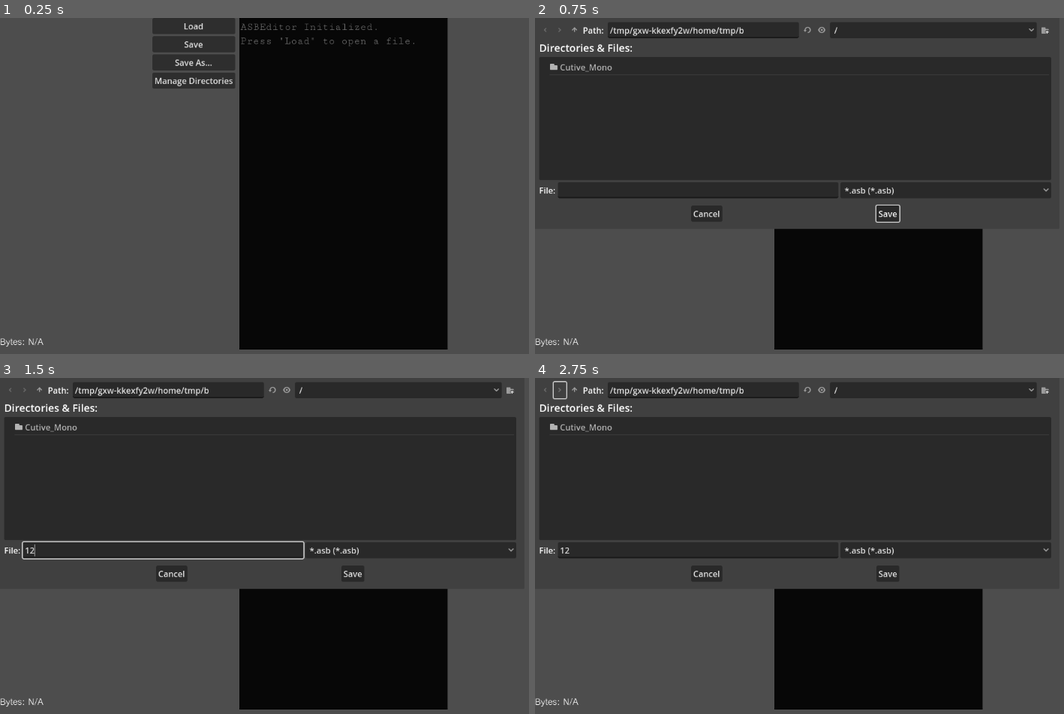
Above: before the commit, frames 1-4 (two rows, left to right).
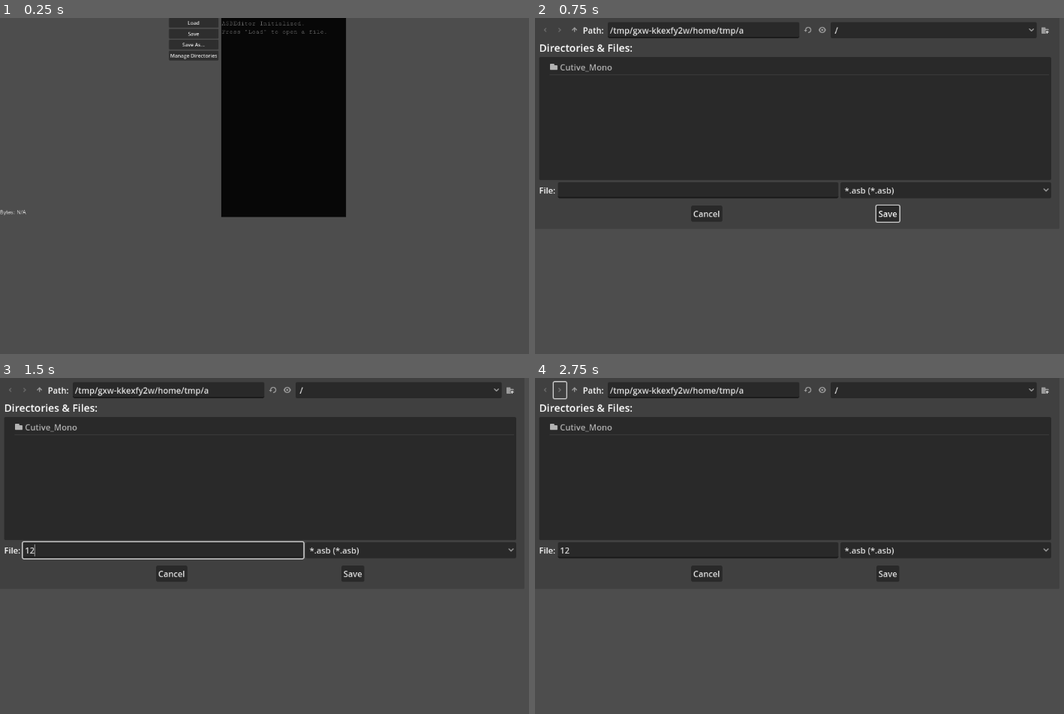
Above: after the commit, the same moments.

Repository: LevelHeadDeveloper/YomeiriModding
Game: Godot game, scene res://main.tscn
The game is run twice, just before and just after one commit, with the same random seed, the same clock (stepped at 60 frames per second) and the same inputs.
Inputs (mouse positions are in pixels of both pictures, inside the frame that each line leads up to):
- Up to frame 1 (0.25 s): no input
- Up to frame 2 (0.75 s): click "Save" at 0.5 s
- Up to frame 3 (1.5 s): click (163, 549) at 1.27 s; type "12" at 1.35 s
- Up to frame 4 (2.75 s): click (561, 391) at 2 s

The runs differ from the first frame. In frame 1, 31% of the frame differs, in the area x 0-85%, y 0-99%; in frame 2, 14%; in frame 3, 14%; in frame 4, 14%.
Error before the commit: Attempt to call function 'get_line' in base 'null instance' on a null instance. (res://Ripper.gd:99)
Error after the commit: Attempt to call function 'get_line' in base 'null instance' on a null instance. (res://Ripper.gd:105)

Commit message:
Update ASBEditor 2 source to reflect fixes
Should write everything properly to files now.

Diff:
--- a/ASBEditor2/Ripper.gd
+++ b/ASBEditor2/Ripper.gd
@@ -62,6 +62,12 @@
 						title = "Command"
 						stringOffsetPositions.push_back(i+5)
 					pass
+		var index = 1
+		while (index < rawData.size()):
+			var ind = rawData[index]
+			if (ind == 1):
+				stringOffsetPositions.push_back(index+1)
+			index += 5
 	func get_type():
 		if (rawData[0] == 0):
 			return -4
@@ -132,11 +138,11 @@
 	t.add_theme_constant_override("line_spacing", 16)
 	t.add_theme_constant_override("outline_size", 1)
 	t.tooltip_text = "A miscellaneous utility string."
-	t.editable = false
 	t.add_theme_font_override("font", load("res://Cutive_Mono/CutiveMono-Regular.ttf"))
 	t.add_theme_font_size_override("font_size", 20)
 	t.add_theme_stylebox_override("normal", load("res://command.tres"))
 	t.add_theme_color_override("caret_color", Color.DARK_BLUE)
+	return t
 
 func optimize_for_voice(v):
 	var p = v.get_parent()
@@ -261,8 +267,10 @@
 		t1 = optimize_for_branch(t1)
 		t2 = optimize_for_branch(t2)
 	else:
-		optimize_for_command(t1)
-		optimize_for_command(t2)
+		t1 = optimize_for_command(t1)
+		t2 = optimize_for_command(t2)
+	if (t2.has_signal("text_changed")):
+		t2.text_changed.connect(updateBlock.bind(index))
 	t2.focus_entered.connect(updateBlock.bind(index))
 	if t1.get("editable") != null:
 		t1.editable = false
@@ -311,8 +319,7 @@
 func getStrings():
 	var rv = PackedStringArray(["__main"])
 	for i in $HBoxContainer/ScrollContainer/VBoxContainer.get_children():
-		if (!rv.has(i.get_child(1).text)):
-			rv.push_back(i.get_child(1).text)
+		rv.push_back(i.get_child(1).text)
 	return rv
 
 func getOffsetOfStringAt(index, fromwhere):
@@ -329,6 +336,7 @@
 
 var stringList = []
 var stringOrder = []
+var usedOffsets = []
 
 var editableBlocks = []
 var blockPadding = {}
@@ -373,8 +381,6 @@
 		var middle_pos = floor((i[1]-1)/2)
 		for k in range(i[1]):
 			var c = $HBoxContainer/ScrollContainer/VBoxContainer.get_child(i[0]+k)
-			if (c.get_child(1).has_signal("text_changed")):
-				c.get_child(1).text_changed.connect(updateBlock.bind(i[0]+k))
 			var tex_path = "block"
 			if (k == top_pos):
 				if (k == middle_pos):
@@ -453,16 +459,26 @@
 func saveMemoryToFile():
 	var s = getStrings()
 	var f = FileAccess.open(savePath, FileAccess.WRITE)
+	var f2 = FileAccess.open(savePath+".txt", FileAccess.WRITE)
 	var headerOffsets = findAssociatedStringOffsetLocations(-1)
 	var b = headerData.rawData
 	f.store_buffer(b)
 	var idx = 0
 	for p in bodySegments:
-		var offsets = findAssociatedStringOffsetLocations(idx)
-		var b0 = p.rawData
+		var offsets = []
+		var b0 = p.rawData.duplicate()
 		var c0 = p.stringOffsetPositions
+		var index = 0
+		for i in c0:
+			var mah_b0i = b0[i]+(256*b0[i+1])+(256*256*b0[i+2])+(256*256*256*b0[i+3])
+			var d0 = usedOffsets.find(mah_b0i)
+			if (d0 != -1):
+				print(str(idx)+": "+str(i)+", "+str(d0)+", "+str(mah_b0i))
+				offsets.push_back([getOffsetOfStringAt(d0+1, s), index])
+			index += 1
 		for i in offsets:
-			var ll = getOffsetOfStringAt(i[0]+1, s)
+			var ll = i[0]
+			print(ll)
 			var bytes = intToBytes(ll)
 			var o = c0[i[1]]
 			for j in range(bytes.size()):
@@ -472,6 +488,7 @@
 	var stringIndex = 0
 	for st in s:
 		f.store_string(st)
+		f2.store_line(st)
 		if (st.length() > 0):
 			f.store_8(0)
 		if (blockPadding.has(stringIndex)) && (blockPadding[stringIndex] > 0):
@@ -480,6 +497,7 @@
 			f.store_8(0)
 		stringIndex += 1
 	f.close()
+	f2.close()
 
 func removeEmptyBodySegments():
 	for i in $HBoxContainer/ScrollContainer/VBoxContainer.get_children():
@@ -492,6 +510,7 @@
 	bodySegments.clear()
 	stringdata.clear()
 	stringList.clear()
+	usedOffsets.clear()
 	stringOrder.clear()
 	editableBlocks.clear()
 	blockPadding.clear()
@@ -551,7 +570,7 @@
 	for k in range(m0.size()):
 		var j = m0[k]
 		var stringBeginning = getStringNumberFromOffset(n0[k])
-		replaceDisplaySegmentAt(stringList.find(j), j, str(stringBeginning)+\
+		replaceDisplaySegmentAt(usedOffsets.find(n0[k]), j, str(stringBeginning)+\
 		"[-1, "+str(sind0)+"]", "Header")
 		sind0 += 1
 	var ind = 0
@@ -564,7 +583,7 @@
 		for k in range(m.size()):
 			var j = m[k]
 			var stringBeginning = getStringNumberFromOffset(n[k])
-			replaceDisplaySegmentAt(stringList.find(j), j, str(stringBeginning)+\
+			replaceDisplaySegmentAt(usedOffsets.find(n[k]), j, str(stringBeginning)+\
 			"["+str(ind)+", "+str(sind)+"]", i.title)
 			s += j
 			s += ", "
@@ -585,13 +604,19 @@
 
 func refreshStringList():
 	stringList.clear()
+	usedOffsets.clear()
+	usedOffsets.push_back(0)
 	var bu = PackedByteArray([])
+	var index = 0
 	for i in stringdata:
 		bu.push_back(i)
 		if (i == 0):
 			var s = bu.get_string_from_utf8()
 			stringList.push_back(s)
+			if (index < stringdata.size()):
+				usedOffsets.push_back(index+1)
 			bu.clear()
+		index += 1
 
 func sortUi():
 	refreshStringList()
@@ -617,12 +642,17 @@
 							break
 				if (text.size() != 0):
 					var tex = text.get_string_from_utf8()
-					replaceDisplaySegmentAt(stringList.find(tex), tex, \
+					replaceDisplaySegmentAt(usedOffsets.find(i+1), tex, \
 					str(stix), "Orphan")
 			stix += 1
 
 func _process(delta):
-	$HBoxContainer.position.x = (get_viewport_rect().size.x/2)-($HBoxContainer.size.x/2)
+	var scale1 = (get_viewport_rect().size/Vector2(1920, 1080))
+	if (scale1.y < scale1.x):
+		scale1.x = scale1.y
+	elif (scale1.x < scale1.y):
+		scale1.y = scale1.x
+	scale = scale1
 	$HBoxContainer/ScrollContainer.custom_minimum_size.y = get_viewport_rect().size.y-10
 
 func _ready():
--- a/ASBEditor2/main.tscn
+++ b/ASBEditor2/main.tscn
@@ -12,14 +12,17 @@
 anchors_preset = 15
 anchor_right = 1.0
 anchor_bottom = 1.0
+offset_right = 497.0
 grow_horizontal = 2
 grow_vertical = 2
+scale = Vector2(0.7, 0.7)
 script = ExtResource("1_dghtq")
 
 [node name="HBoxContainer" type="HBoxContainer" parent="."]
 layout_mode = 0
-offset_right = 40.0
-offset_bottom = 40.0
+offset_right = 1650.0
+offset_bottom = 136.0
+alignment = 1
 
 [node name="VBoxContainer" type="VBoxContainer" parent="HBoxContainer"]
 layout_mode = 2
Not shown, changed: ASBEditor2/export_presets.cfg
